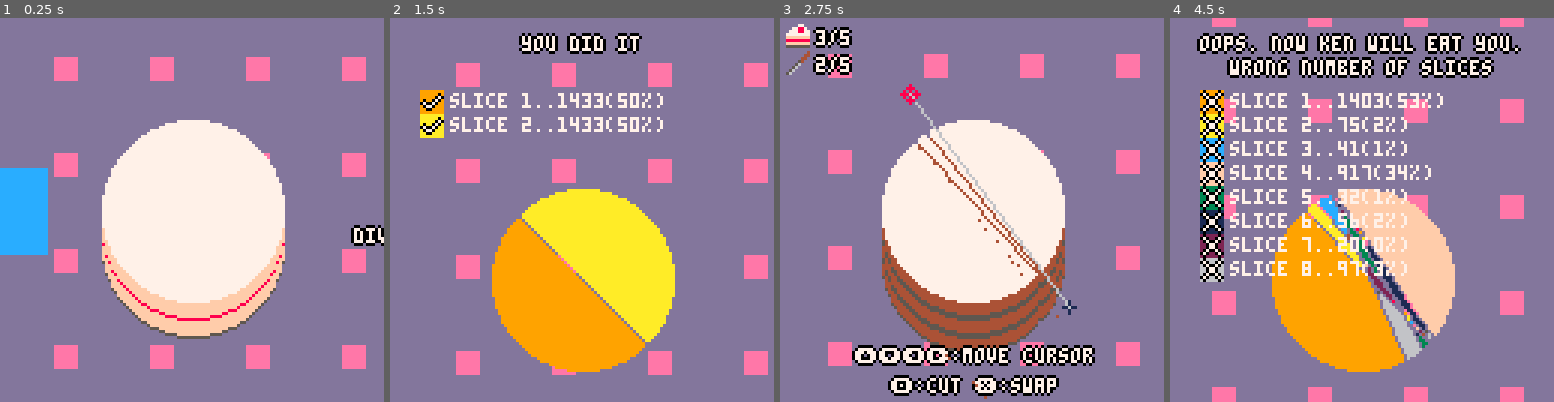
Above: before the commit, frames 1-4 (left to right).
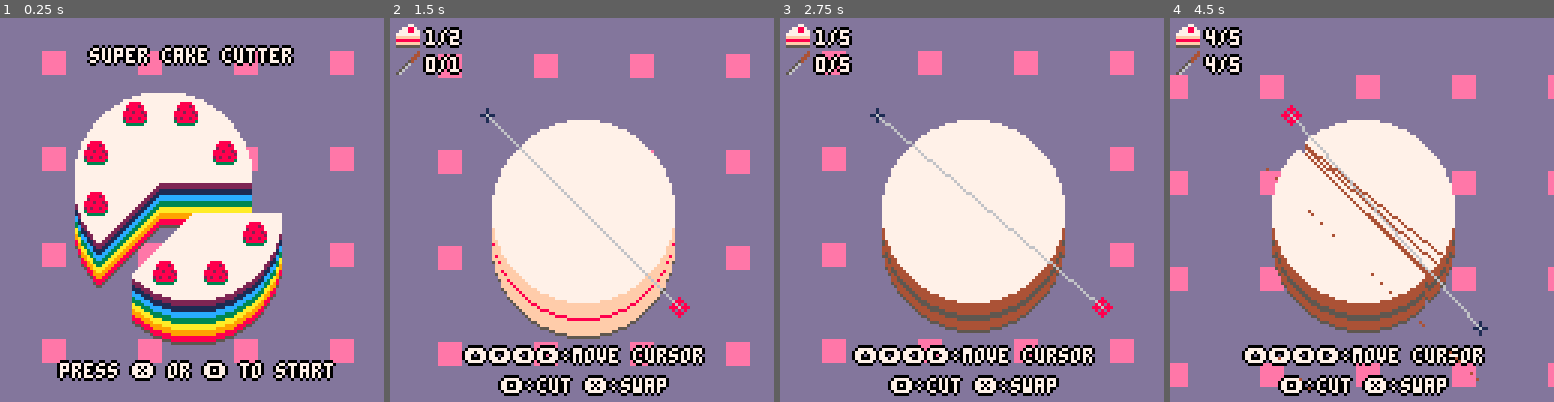
Above: after the commit, the same moments.

Repository: m-r-hunt/Pico-8-Carts
Game: PICO-8 cartridge cakecut.p8
The game is run twice, just before and just after one commit, with the same random seed, the same clock (stepped at 60 frames per second) and the same inputs.
Inputs (mouse positions are in pixels of both pictures, inside the frame that each line leads up to):
- Up to frame 1 (0.25 s): no input
- Up to frame 2 (1.5 s): tap X (X key) at 0.33, 1.07 s; click (670, 121) at 0.67 s; tap O (Z key) at 0.7 s; click (436, 267) at 1.22 s
- Up to frame 3 (2.75 s): hold Right 1.6-2.1 s; tap O (Z key) at 1.7, 2.1, 2.5 s; click (887, 114) at 1.77 s; tap X (X key) at 1.85 s; hold Up 2.15-2.42 s; click (952, 259) at 2.32 s; hold Right from 2.47 s (still down)
- Up to frame 4 (4.5 s): click (1404, 106) at 2.87 s; tap O (Z key) every 0.4 s from 2.9 to 4.1 s; tap X (X key) at 2.97, 4.08 s; release Right at 3.03 s; hold Left 3.08-3.58 s; click (1465, 256) at 3.42 s; hold Down 3.63-3.97 s; click (1231, 102) at 3.97 s; hold Right from 4.02 s (still down)

The runs differ from the first frame. In frame 1, 31% of the frame differs, in the area x 0-100%, y 7-95%; in frame 2, 41%; in frame 3, 7.4%; in frame 4, 48%, in the area x 0-100%, y 0-100%.

Commit message:
Finalise

Diff:
--- a/cakecut.p8
+++ b/cakecut.p8
@@ -7,14 +7,11 @@
 
 function _init()
  poke(0x5f34, 1)
- menuitem(5,"toggle debug", function()
+ --[[menuitem(5,"toggle debug", function()
   debug=not debug
   poke(0x5f2d,1-peek(0x5f2d))
- end)
- --change_mode("title")
-
- leveln=1
- change_mode("level_intro")
+ end)--]]
+ change_mode("title")
 
  music(10)
 end
@@ -503,6 +500,7 @@
 end
 
 levels={
+ --title screen "level"
  {
   function()
    for x=cakex,cakex+cakesize do
@@ -522,6 +520,8 @@
   {5,8,8,9,9,10,10,3,3,12,12,1,1,2,2},
   l1_strawbs,
  },
+
+ --basic levels
  {
   function() circfill(64,64,30,7) end,
   1,
@@ -533,7 +533,7 @@
   function() circfill(64,64,30,7) end,
   5,
   5,
-  {5,4,4,4,4,5,5,4,4,4,4,5,5,4,4,4,4},
+  {5,4,4,4,5,5,4,4,4,4},
   strawbs{},
  },
  {
@@ -605,6 +605,70 @@
   {5,4,4,4,4,4,4,4,3,11,11},
   strawbs{{64,45},{34,75},{94,75}},
  },
+ {
+  function() circfill(64,64,30,7) end,
+  5,
+  5,
+  {5,4,4,4,5,5,4,4,4,4},
+  strawbs{{64,40},{64,88},{40,64},{88,64}},
+ },
+ {
+  function()
+   rectfill(30,30,50,98,7)
+   rectfill(50,50,78,78,7)
+   rectfill(78,30,98,98,7)
+  end,
+  2,
+  3,
+  {5,4,4,4,5,5,4,4,4,4},
+  strawbs{{64,64},{40,64},{88,64}},
+ },
+ {
+  function()
+   camera(-24,-24)
+   line(40,1,51,30,7)
+   line(51,30,80,31,7)
+   line(79,31,56,50,7)
+   line(56,50,65,80,7)
+   line(65,79,40,64,7)
+
+   line(40,1,29,30,7)
+   line(29,30,1,31,7)
+   line(1,31,24,50,7)
+   line(24,50,15,80,7)
+   line(15,79,40,64,7)
+
+   camera()
+   local q={{64,64}}
+   pset(64,64,7)
+   while #q>0 do
+    local c=q[1]
+    del(q,c)
+    if pget(c[1]-1,c[2])~=7 then
+     pset(c[1]-1,c[2],7)
+     add(q,{c[1]-1,c[2]})
+    end
+    if pget(c[1]+1,c[2])~=7 then
+     pset(c[1]+1,c[2],7)
+     add(q,{c[1]+1,c[2]})
+    end
+    if pget(c[1],c[2]-1)~=7 then
+     pset(c[1],c[2]-1,7)
+     add(q,{c[1],c[2]-1})
+    end
+    if pget(c[1],c[2]+1)~=7 then
+     pset(c[1],c[2]+1,7)
+     add(q,{c[1],c[2]+1})
+    end
+   end
+  end,
+  1,
+  2,
+  {5,8,8,9,9,10,10,3,3,12,12,1,1,2,2},
+  strawbs{{64,64}}
+ },
+
+ --end screen "level"
  {
   function()
    circfill(64,74,30,7)
